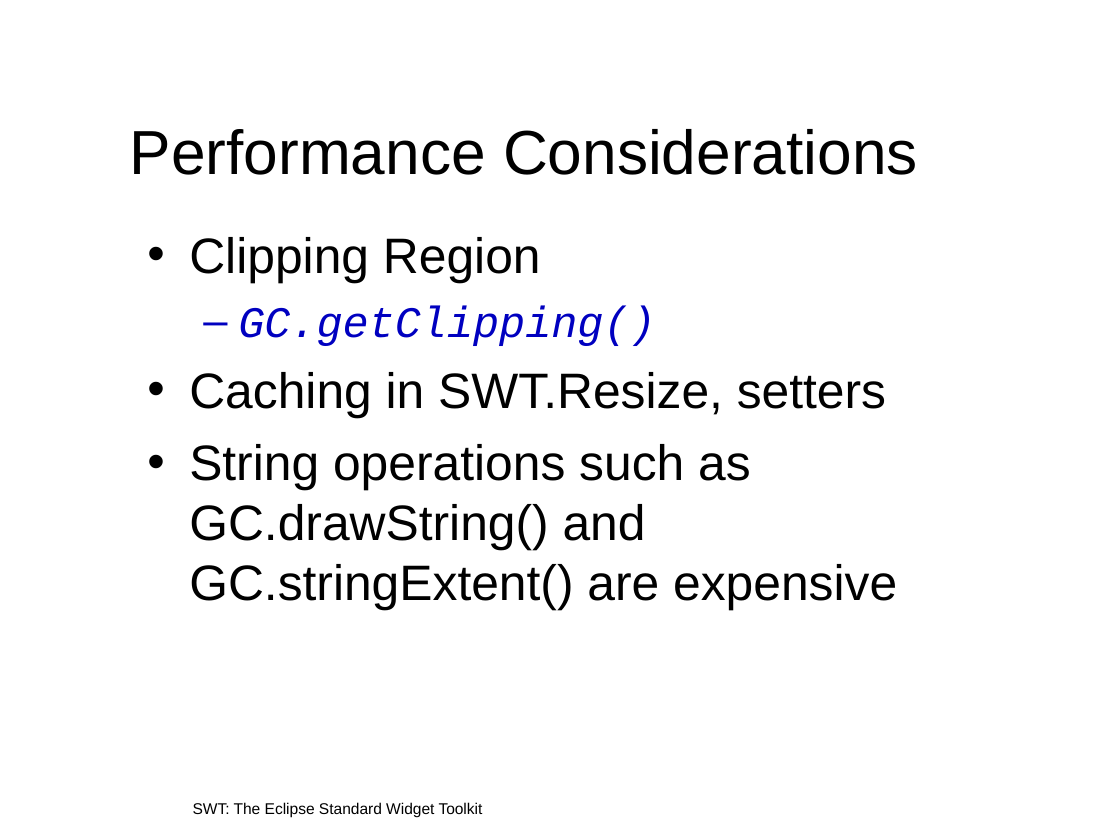
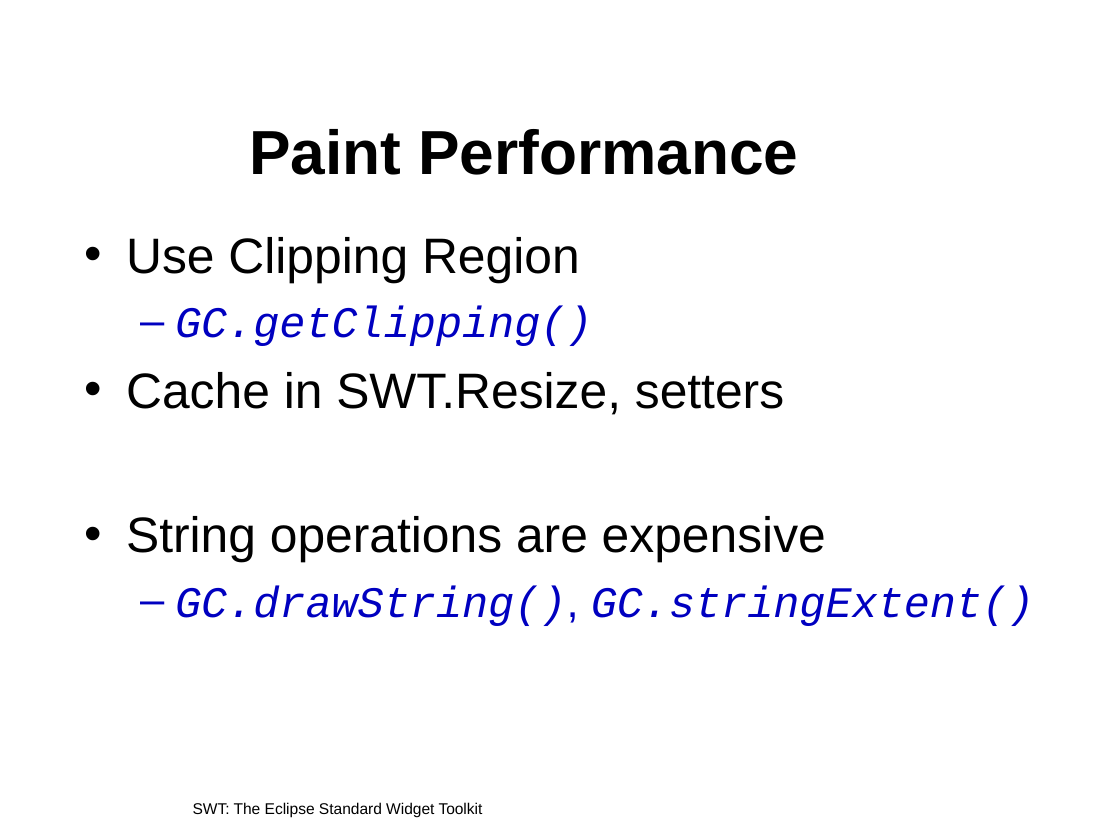
Before and after one commit to eclipse-platform/www.eclipse.org-eclipse, a slide deck: slide 41 of tutorials/oopsla2005/t22-irvine.ppt (slide 31 before the commit). Drawn at 1120x840 pixels with LibreOffice and Linux fonts; fonts in the diff are those of the drawing; background and template pictures are left out. Boxes give left, top, right and bottom in pixels: in the first picture for what was removed or moved away, otherwise in the second. Text is boxed around its words. In the diff, an @@ line names an element or a change of style, - is before the commit and + after.

```diff
--- a/tutorials/oopsla2005/t22-irvine.ppt
+++ b/tutorials/oopsla2005/t22-irvine.ppt
@@ title at (x1=249, y1=129, x2=798, y2=175): text changed; bold on @@
-Performance Considerations
+Paint Performance
@@ text "Use Clipping Region" moved from (x1=189, y1=237, x2=897, y2=610) to (x1=126, y1=237, x2=1035, y2=626) @@
@@ text at (x1=126, y1=237, x2=580, y2=283): text changed @@
-• Clipping Region
+• Use Clipping Region
@@ text at (x1=126, y1=372, x2=1035, y2=626): text changed @@
-• Caching in SWT.Resize, setters
-• String operations such as GC.drawString() and GC.stringExtent() are expensive
+• Cache in SWT.Resize, setters
+• String operations are expensive
+  – GC.drawString(), GC.stringExtent()
```
Also in this commit, not shown: 61 other slides changed, 20 slides added, 18 slides removed, 2 other files.
